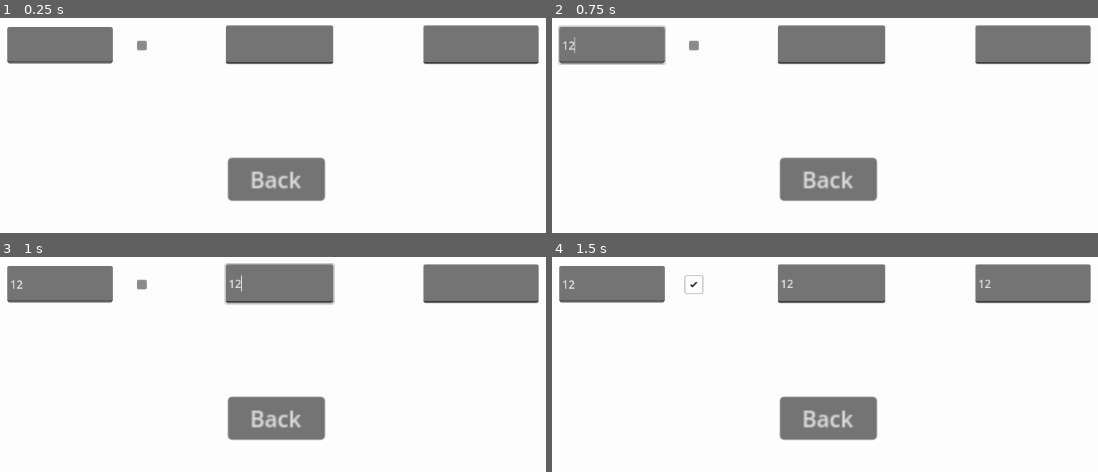
Above: before the commit, frames 1-4 (two rows, left to right).
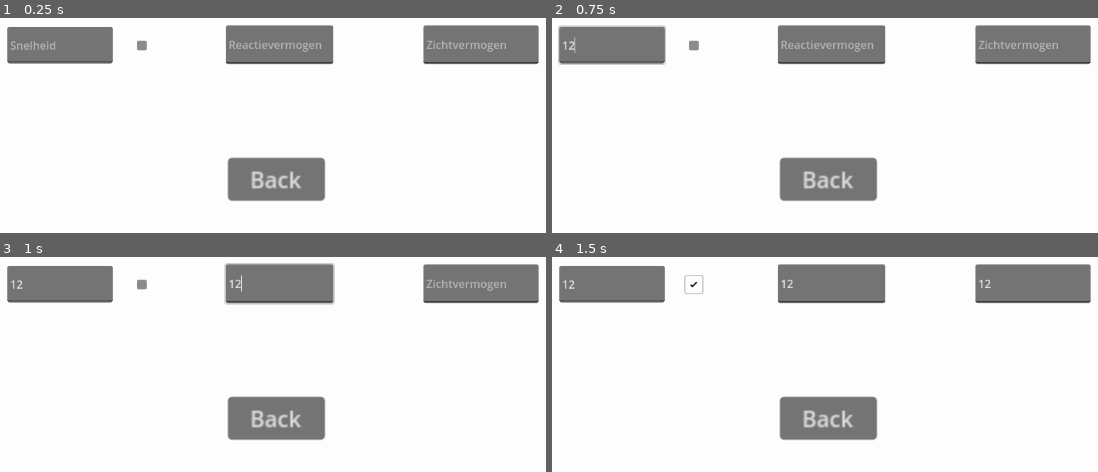
Above: after the commit, the same moments.

Repository: mulboor/kruispuntsimulatie
Game: Godot game, scene res://ui/factors_test.tscn
The game is run twice, just before and just after one commit, with the same random seed, the same clock (stepped at 60 frames per second) and the same inputs. This scene is started directly instead of the project's main scene.
Inputs (mouse positions are in pixels of both pictures, inside the frame that each line leads up to):
- Up to frame 1 (0.25 s): no input
- Up to frame 2 (0.75 s): click (612, 45) at 0.52 s; type "12" at 0.6 s
- Up to frame 3 (1 s): click (278, 282) at 0.75 s; type "12" at 0.83 s; click (480, 282) at 0.98 s
- Up to frame 4 (1.5 s): type "12" at 1.07 s; click (693, 284) at 1.25 s

The runs differ from the first frame. In frame 1, 0.6% of the frame differs, in the area x 2-93%, y 10-16%; in frame 2, 0.5%; in frame 3, 0.2%; in frame 4, nothing differs.

Commit message:
Update factors_test.tscn

Diff:
--- a/ui/factors_test.tscn
+++ b/ui/factors_test.tscn
@@ -37,6 +37,7 @@
 offset_top = 97.0
 offset_right = 340.0
 offset_bottom = 150.0
+placeholder_text = "Snelheid"
 
 [node name="CheckBox" type="CheckBox" parent="."]
 layout_mode = 1
@@ -55,6 +56,7 @@
 offset_top = 95.0
 offset_right = 658.0
 offset_bottom = 151.0
+placeholder_text = "Reactievermogen"
 
 [node name="LineEdit3" type="LineEdit" parent="."]
 layout_mode = 0
@@ -62,5 +64,6 @@
 offset_top = 95.0
 offset_right = 954.0
 offset_bottom = 151.0
+placeholder_text = "Zichtvermogen"
 
 [connection signal="pressed" from="MarginContainer/VBoxContainer/Back" to="." method="_on_back_pressed"]
